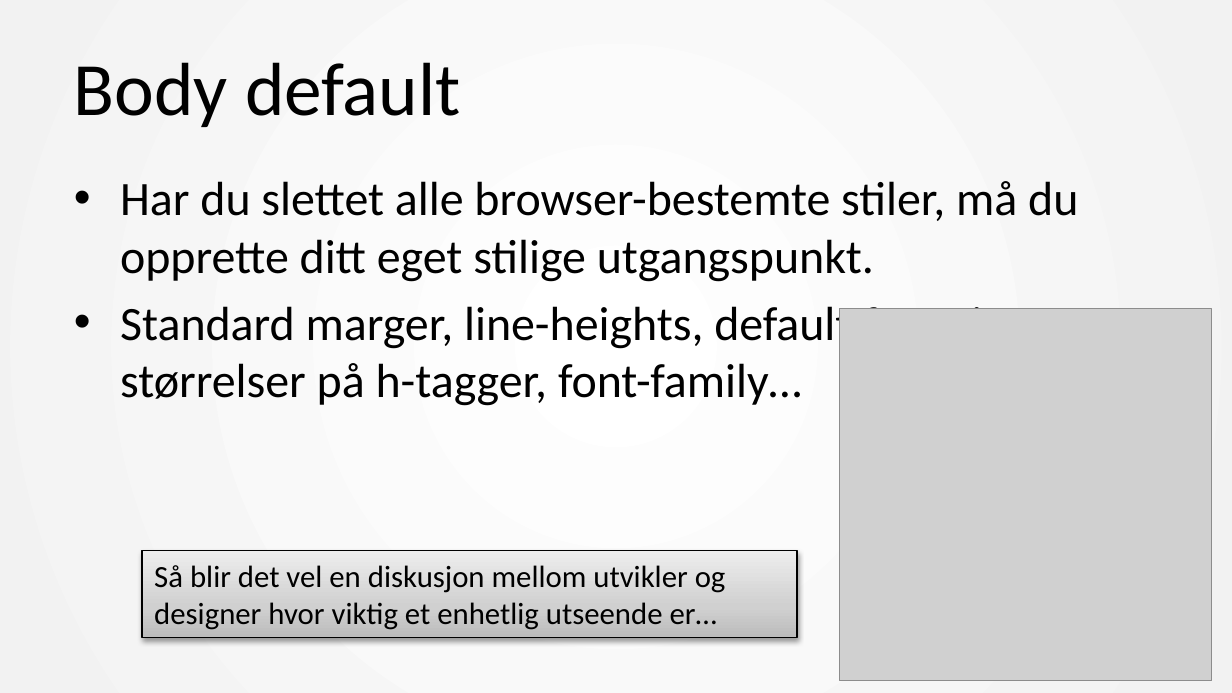
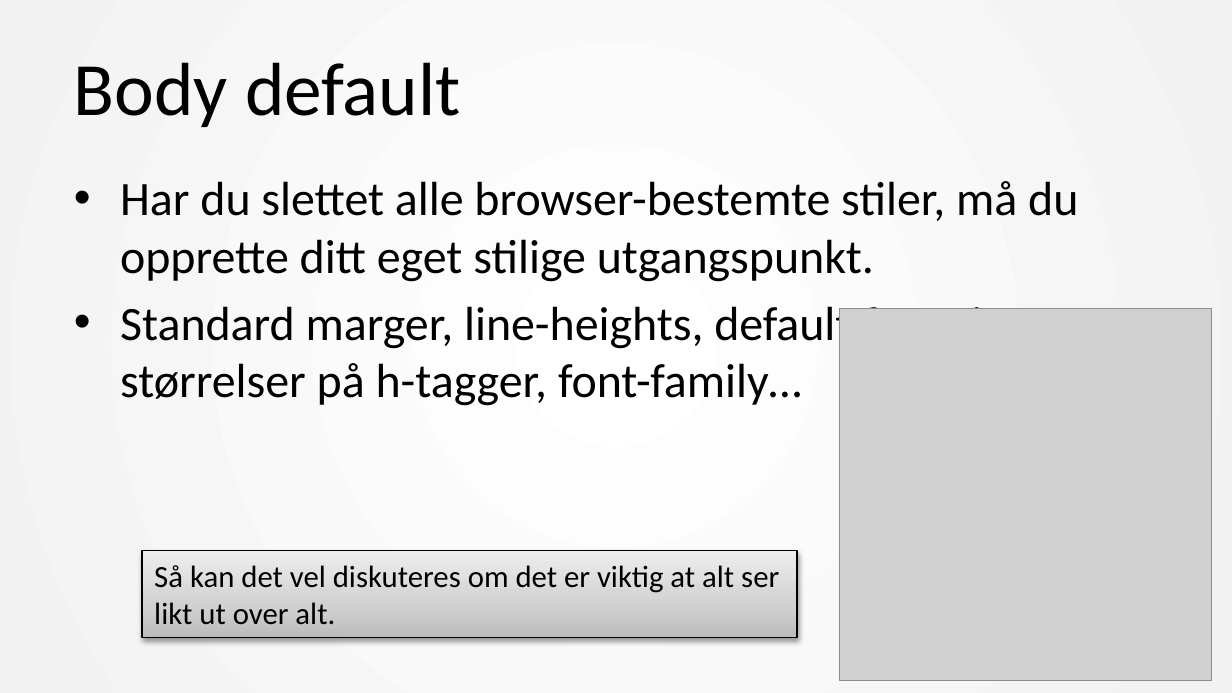
Before and after one commit to mesan/css-kurs, a slide deck: slide 10 of Foiler/1. CSS basic.pptx. Drawn at 1232x693 pixels with LibreOffice and Linux fonts; fonts in the diff are those of the drawing; grey boxes stand for pictures. Boxes give left, top, right and bottom in pixels: in the first picture for what was removed or moved away, otherwise in the second. Text is boxed around its words. In the diff, an @@ line names an element or a change of style, - is before the commit and + after.

```diff
--- a/Foiler/1. CSS basic.pptx
+++ b/Foiler/1. CSS basic.pptx
@@ text in rectangle at (154, 565, 779, 625): text changed @@
-Så blir det vel en diskusjon mellom utvikler og designer hvor viktig et enhetlig utseende er…
+Så kan det vel diskuteres om det er viktig at alt ser likt ut over alt.
```
Also in this commit, not shown: 13 other slides changed, 7 slides added, 5 slides removed, 7 other files.
